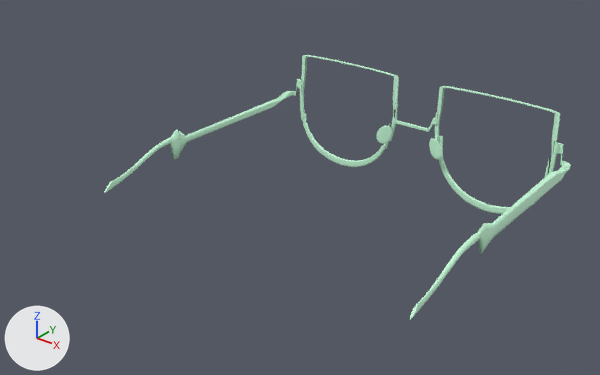
What one commit did to the FBX model app/sampledata/m2.fbx.
Camera for both pictures: a camera (50 mm lens) standing at (0.194, -0.276, 0.179) and looking at (-0.005, -0.027, 0.025). Arrows for +X, +Y and +Z are at lower left; the lights stay in place. Where no turn or scale is listed for an object, it has been applied to the vertices.

Names of what the first picture shows: '_Metal_Frame_Reading_Glasses_V2_Max2011_iterations_2:_Metal_Frame_Reading_Glasses_Spectacle_Frame'.
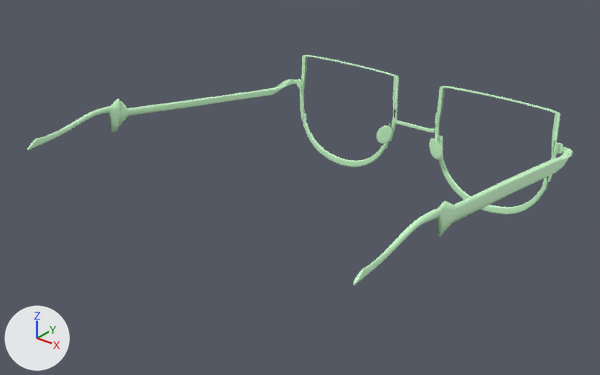
The newer file is also turned or shifted as a whole; pictures and numbers use the older file's frame.

Boxes (x1, y1, x2, y2) around the edits, measured in the pictures (600 x 375 px; the box of a moved part takes in the faces that stretch with it):
'_Metal_Frame_Reading_Glasses_V2_Max2011_iterations_2:_Metal_Frame_Reading_Glasses_Spectacle_Frame', reshaped (17% wider, 13% shorter): before (104, 55, 571, 320); after (27, 55, 573, 286)
part 1 of me_mesh, moved or reshaped: before (410, 233, 480, 320); after (353, 209, 439, 286)
part 2 of me_mesh, moved or reshaped: before (104, 130, 180, 193); after (27, 99, 120, 150)
part 3 of me_mesh, moved or reshaped: before (477, 144, 571, 255); after (436, 144, 573, 238)
part 4 of me_mesh, moved or reshaped: before (178, 79, 298, 153); after (119, 79, 298, 126)
part 5 of me_mesh, moved or reshaped: before (428, 115, 438, 133); after (428, 116, 438, 133)

Diff of the bpy script that builds the scene:
```diff
--- a/app/sampledata/m2.fbx.py
+++ b/app/sampledata/m2.fbx.py
@@ me_mesh @@
 # used by ob_metal_frame_reading_glasses_v2_max2011_iterations_2__metal_frame_reading_glasses_spectacle_frame; location = (-0.0004, -0.0069, 0.0171)
-me_mesh.from_pydata(...)  # 22962 vertices, 22944 faces; spans x -0.081..0.079, y -0.067..0.069, z -0.023..0.034
+me_mesh.from_pydata(...)  # 22962 vertices, 22944 faces; spans x -0.081..0.079, y -0.101..0.069, z -0.023..0.041
+# me_mesh part 1: the loose piece of 834 vertices spanning x 0.077..0.079, y -0.065..-0.019, z 0.001..0.014 is turned -9.3 degrees about the x axis through its middle, then moved by (0.0, -0.033, 0.027)
+# me_mesh part 2: the loose piece of 834 vertices spanning x -0.079..-0.077, y -0.067..-0.021, z 0.001..0.016 is turned -9.7 degrees about the x axis through its middle, then moved by (0.0, -0.033, 0.028)
+# me_mesh part 3: 3851 of 22962 vertices moved; they spanned x 0.069..0.079, y -0.019..0.068, z 0.003..0.019 and now span x 0.07..0.079, y -0.052..0.068, z 0.008..0.038; mean shift (0.0, -0.005, 0.009); largest move (0.078, -0.014, 0.003) -> (0.078, -0.049, 0.025)
+# me_mesh part 4: 3747 of 22962 vertices moved; they spanned x -0.081..-0.076, y -0.021..0.067, z 0.004..0.019 and now span x -0.081..-0.076, y -0.055..0.067, z 0.014..0.039; mean shift (0.0, -0.005, 0.009); largest move (-0.078, -0.021, 0.004) -> (-0.078, -0.055, 0.029)
+# me_mesh part 5: 148 of 22962 vertices moved; they spanned x 0.009..0.011, y 0.066..0.067, z 0.011..0.017 and now span x 0.009..0.011, y 0.066..0.067, z 0.009..0.017; mean shift (0.0, 0.0, -0.004); largest move (0.01, 0.066, 0.017) -> (0.011, 0.066, 0.01)
 me_mesh.materials.append(mat_phonge1)
```
